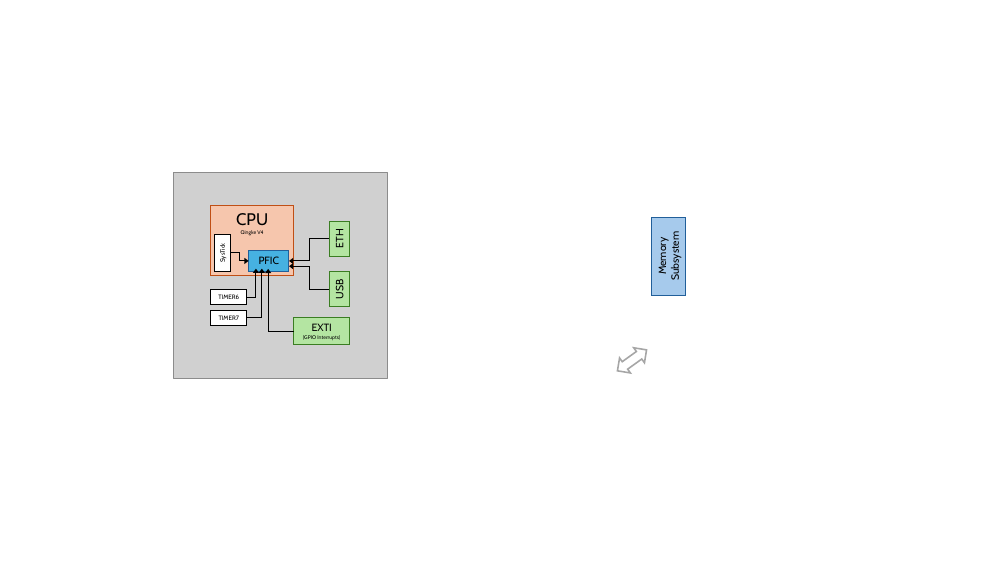
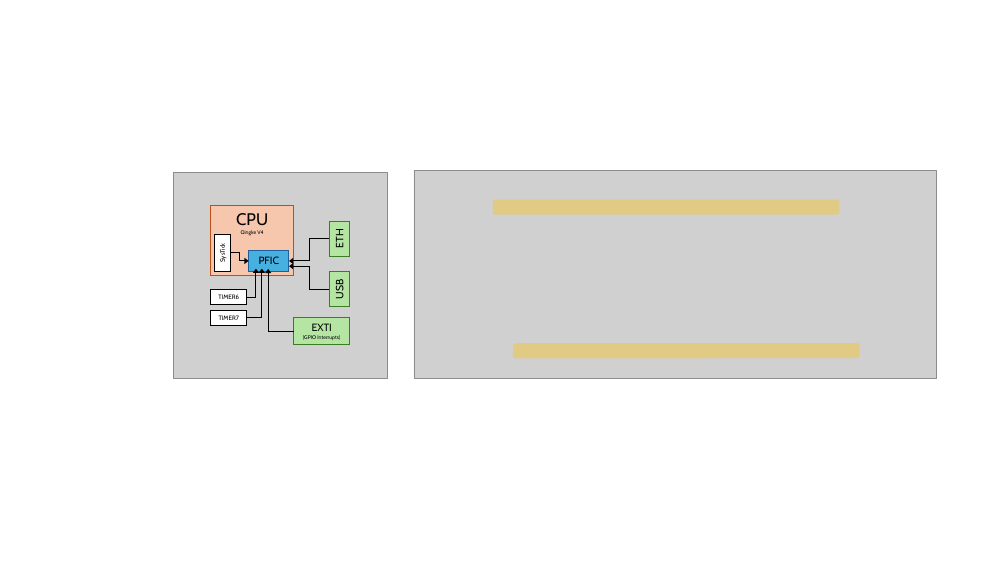
Before and after one commit to elias-at-chalmers/mop-lecture_notes-mirror, a slide deck: slide 20 of images/figures.pptx. Drawn at 1008x567 pixels with LibreOffice and Linux fonts; fonts in the diff are those of the drawing; grey boxes stand for pictures. Boxes give left, top, right and bottom in pixels: in the first picture for what was removed or moved away, otherwise in the second. Text is boxed around its words. In the diff, an @@ line names an element or a change of style, - is before the commit and + after.

```diff
--- a/images/figures.pptx
+++ b/images/figures.pptx
@@ picture added at [414,171,937,379] @@
@@ rounded rectangle added at [493,200,839,215], fill #FFC000 at 36% opacity @@
@@ rectangle removed at [652,217,685,296] @@
-Memory
-Subsystem
@@ rounded rectangle added at [513,343,860,358], fill #FFC000 at 36% opacity @@
@@ up down arrow removed at [612,343,652,378] @@
```
Also in this commit, not shown: 3 other files.
